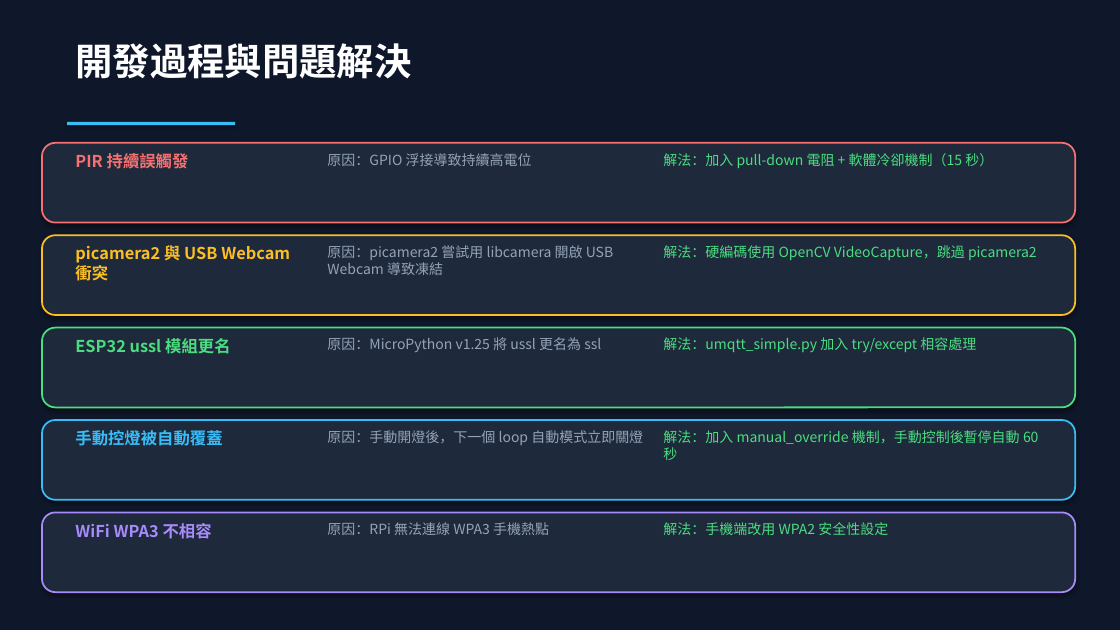
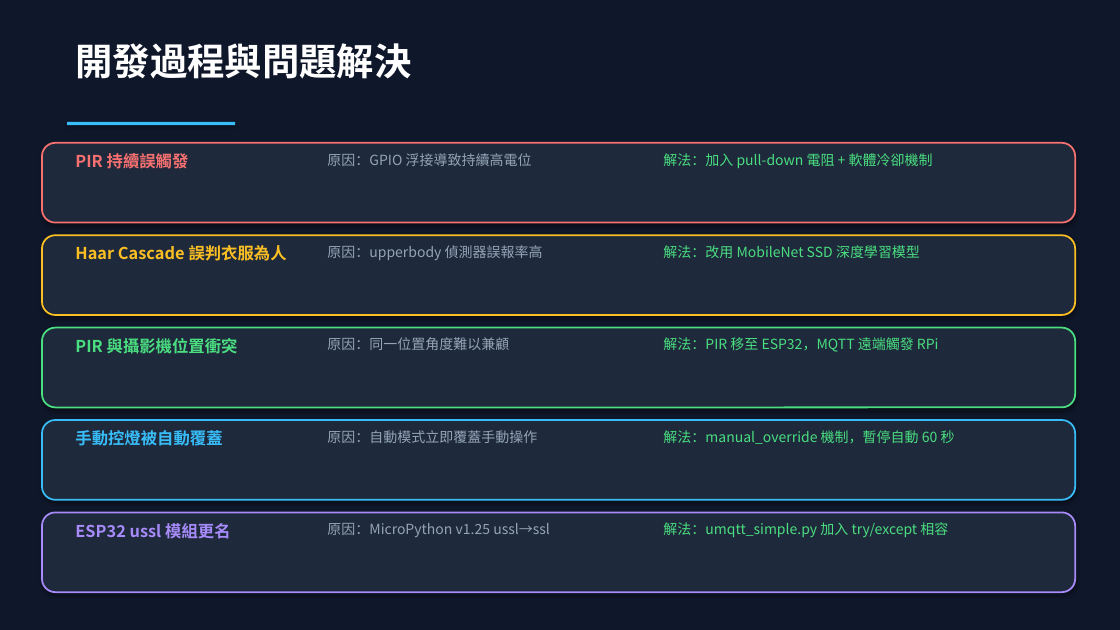
Before and after one commit to Chuck-Huang-yung/AIoT-Security-System, a slide deck: slide 14 of AIoT_期末專題報告.pptx. Drawn at 1120x630 pixels with LibreOffice and Linux fonts; fonts in the diff are those of the drawing. Boxes give left, top, right and bottom in pixels: in the first picture for what was removed or moved away, otherwise in the second. Text is boxed around its words. In the diff, an @@ line names an element or a change of style, - is before the commit and + after.

```diff
--- a/AIoT_期末專題報告.pptx
+++ b/AIoT_期末專題報告.pptx
@@ text at (663, 153, 933, 168): text changed @@
-解法：加入 pull-down 電阻 + 軟體冷卻機制（15 秒）
+解法：加入 pull-down 電阻 + 軟體冷卻機制
@@ text at (75, 245, 287, 261): text changed @@
-picamera2 與 USB Webcam 衝突
+Haar Cascade 誤判衣服為人
@@ text at (327, 245, 543, 260): text changed @@
-原因：picamera2 嘗試用 libcamera 開啟 USB Webcam 導致凍結
+原因：upperbody 偵測器誤報率高
@@ text at (663, 245, 920, 258): text changed @@
-解法：硬編碼使用 OpenCV VideoCapture，跳過 picamera2
+解法：改用 MobileNet SSD 深度學習模型
@@ text at (75, 338, 238, 354): text changed @@
-ESP32 ussl 模組更名
+PIR 與攝影機位置衝突
@@ text at (327, 337, 509, 350): text changed @@
-原因：MicroPython v1.25 將 ussl 更名為 ssl
+原因：同一位置角度難以兼顧
@@ text at (663, 337, 939, 352): text changed @@
-解法：umqtt_simple.py 加入 try/except 相容處理
+解法：PIR 移至 ESP32，MQTT 遠端觸發 RPi
@@ text at (327, 430, 537, 443): text changed @@
-原因：手動開燈後，下一個 loop 自動模式立即關燈
+原因：自動模式立即覆蓋手動操作
@@ text at (663, 430, 955, 444): text changed @@
-解法：加入 manual_override 機制，手動控制後暫停自動 60 秒
+解法：manual_override 機制，暫停自動 60 秒
@@ text at (75, 523, 230, 539): text changed @@
-WiFi WPA3 不相容
+ESP32 ussl 模組更名
@@ text at (327, 523, 550, 537): text changed @@
-原因：RPi 無法連線 WPA3 手機熱點
+原因：MicroPython v1.25 ussl→ssl
@@ text at (663, 522, 948, 537): text changed @@
-解法：手機端改用 WPA2 安全性設定
+解法：umqtt_simple.py 加入 try/except 相容
```
Also in this commit, not shown: 11 other slides changed, 8 other files.
